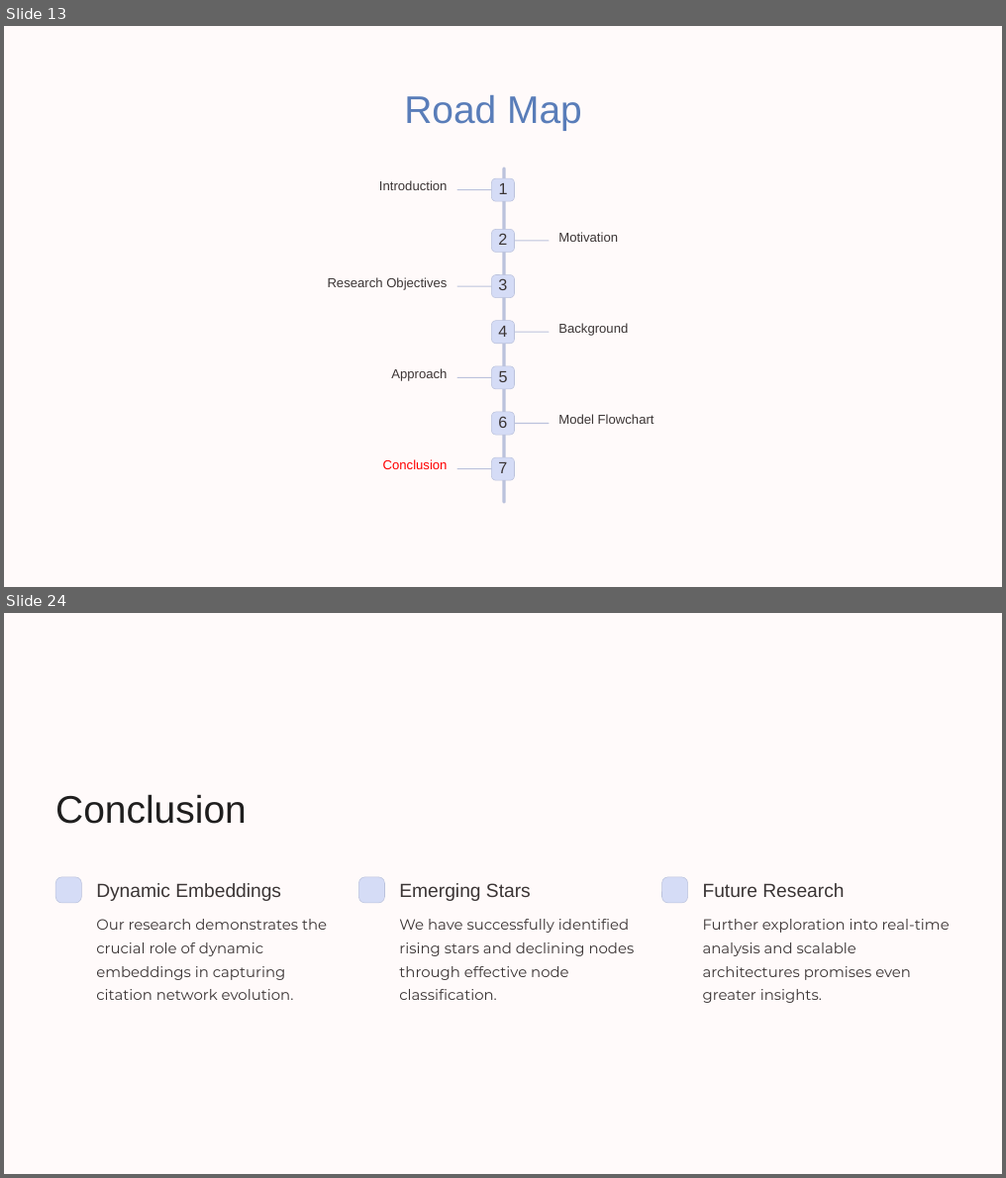
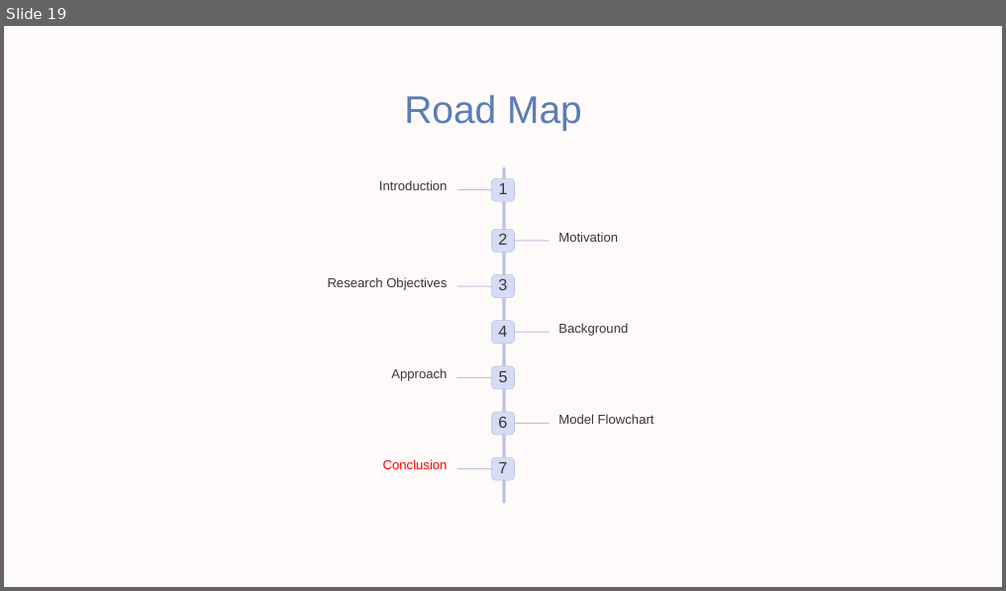
Before and after one commit to AvishayBR/Degree_FinalProject, a slide deck: Project Presentation.pptx. Shown one above the other, each under a label of ours: slides 13 and 24 before the commit, slide 19 after it; the slides between them are not shown. The pictures are 1006x1178 and 1006x591 pixels, drawn with LibreOffice and Linux fonts; fonts in the diff are those of the drawing; background and template pictures are left out. Boxes give left, top, right and bottom in pixels: in the first picture for what was removed or moved away, otherwise in the second. Text is boxed around its words. In the diff, an @@ line names an element or a change of style, - is before the commit and + after.

```diff
--- a/Project Presentation.pptx
+++ b/Project Presentation.pptx
@@ slide 24 removed at <box>4,613,1002,1174</box>, background #000000; not listed: 1 template element that a slide beside it also shows @@
@@ text removed at <box>55,794,247,824</box> @@
-Conclusion
@@ rounded rectangle removed at <box>55,877,81,903</box> @@
@@ rounded rectangle removed at <box>358,877,384,903</box> @@
@@ rounded rectangle removed at <box>662,877,687,903</box> @@
@@ text removed at <box>96,883,281,901</box> @@
-Dynamic Embeddings
@@ text removed at <box>399,883,531,901</box> @@
-Emerging Stars
@@ text removed at <box>703,883,844,897</box> @@
-Future Research
@@ text removed at <box>96,919,327,1000</box> @@
-Our research demonstrates the crucial role of dynamic embeddings in capturing citation network evolution.
@@ text removed at <box>399,919,635,1000</box> @@
-We have successfully identified rising stars and declining nodes through effective node classification.
@@ text removed at <box>703,919,949,1003</box> @@
-Further exploration into real-time analysis and scalable architectures promises even greater insights.
@@ what was slide 13 is now slide 19 @@
```
Also in this commit, not shown: 2 slides changed, 4 slides added, 13 other slides removed.
